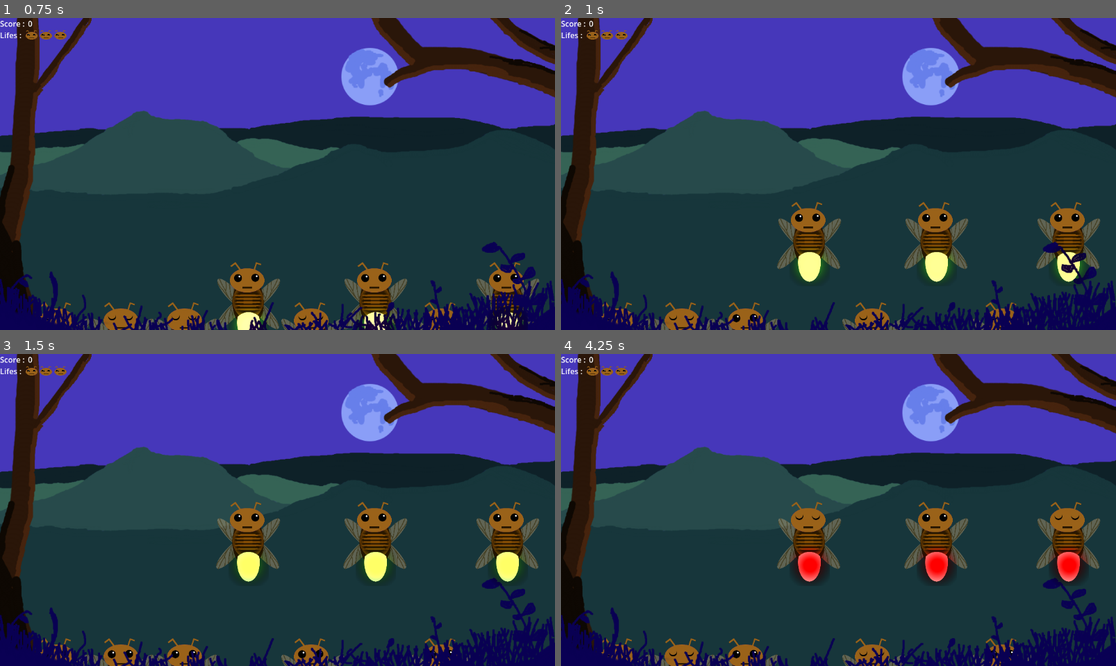
Above: before the commit, frames 1-4 (two rows, left to right).
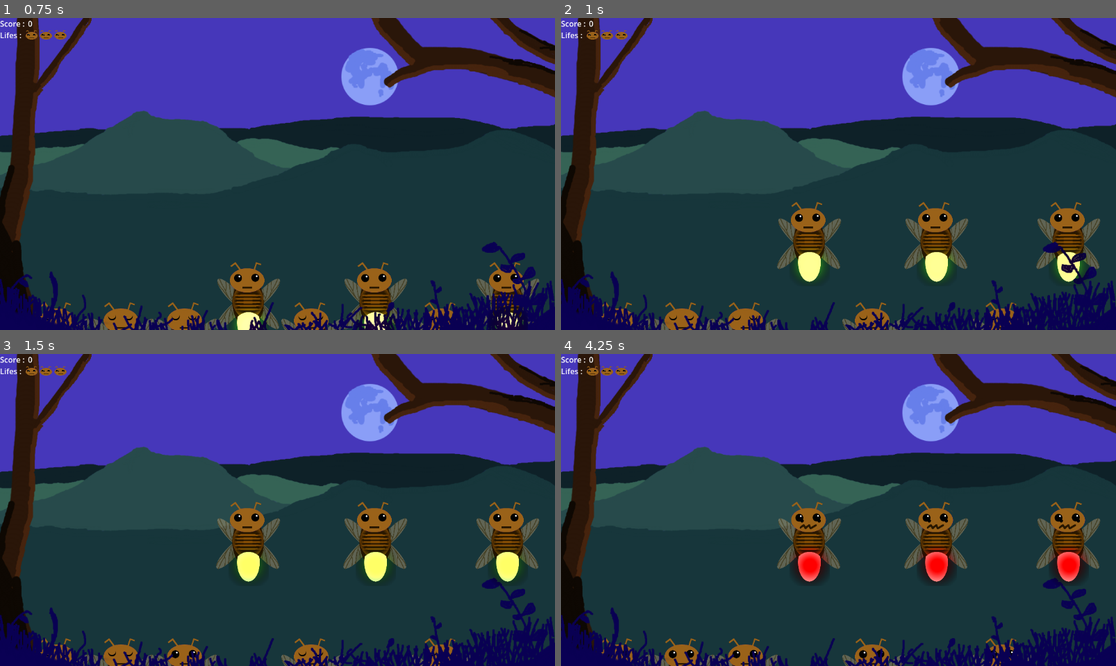
Above: after the commit, the same moments.

Repository: Kaijiro/ld56
Game: Godot game, scene res://scenes/menu.tscn
The game is run twice, just before and just after one commit, with the same random seed, the same clock (stepped at 60 frames per second) and the same inputs. Sound files missing from this copy of the repository are replaced by a short silence.
Inputs (mouse positions are in pixels of both pictures, inside the frame that each line leads up to):
- Up to frame 1 (0.75 s): click "Classic mode" at 0.5 s
- Up to frame 2 (1 s): no input
- Up to frame 3 (1.5 s): move the mouse to (249, 544) at 1.27 s; click (249, 544) at 1.35 s
- Up to frame 4 (4.25 s): move the mouse to (938, 544) at 2.02 s; click (938, 544) at 2.1 s; move the mouse to (1066, 544) at 2.77 s; click (1066, 544) at 2.85 s; move the mouse to (810, 572) at 3.52 s; click (810, 572) at 3.6 s

Frame 1 is identical in both runs. In frame 2, less than 0.1% of the frame differs, in the area x 30-36%, y 94-98%; in frame 3, 0.1%; in frame 4, 0.4%, in the area x 8-95%, y 47-98%.

Commit message:
Fix blinking

Diff:
--- a/scenes/firefly.tscn
+++ b/scenes/firefly.tscn
@@ -106,7 +106,7 @@
 scale = Vector2(0.481221, 0.481221)
 sprite_frames = SubResource("SpriteFrames_aikpu")
 animation = &"idle"
-frame_progress = 0.0691958
+frame_progress = 0.421409
 
 [node name="Tail" type="AnimatedSprite2D" parent="."]
 position = Vector2(0, 66)
--- a/scripts/firefly.gd
+++ b/scripts/firefly.gd
@@ -60,8 +60,7 @@
     GameSignals.AwaitNextInput.connect(self._on_await_next_input)
     GameSignals.BlockInputs.connect(self._on_block_inputs)
 
-    self.blink_time = randf_range(0.1,0.7)
-    print(str(self.id)+" blink time is "+str(self.blink_time))
+    self.blink_time = randf_range(0.1,2.7)
 
     self.sleep()
 
@@ -78,11 +77,11 @@
         self.activate()
 
     self.tempo_blink += delta
-    if self.tempo_blink >= self.blink_time:
+    if self.tempo_blink >= self.blink_time && self.head.animation == "idle":
         self.head.play("sleep")
-    if self.tempo_blink >= self.blink_time + 0.2:
+    if self.tempo_blink >= self.blink_time + 0.2 && self.head.animation == "sleep":
         self.head.play("idle")
-    if self.tempo_blink >= 1.0:
+    if self.tempo_blink >= 3.0:
         self.tempo_blink = 0
 
     if self.isPulsing:
